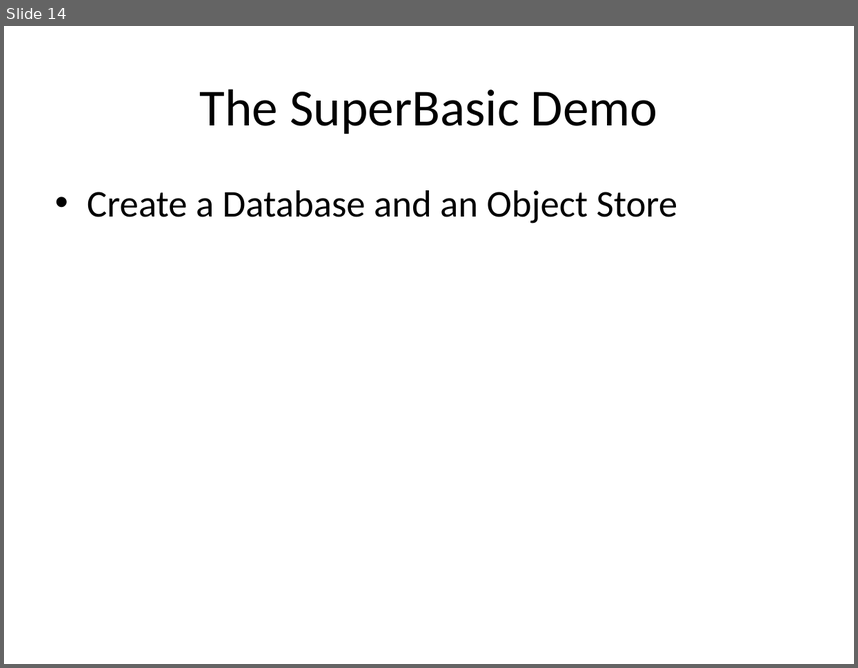
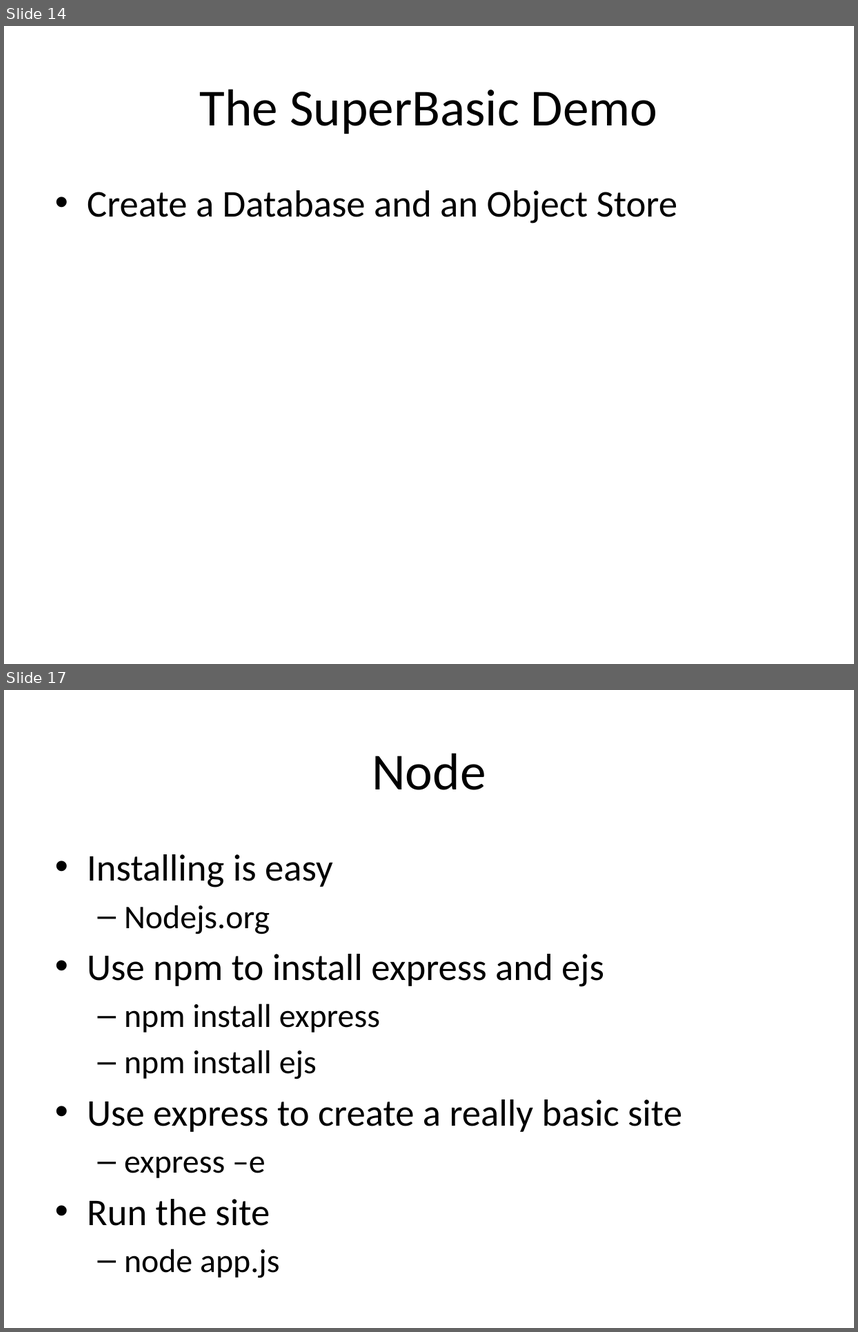
Before and after one commit to chadmichel/IndexedDB_And_Random_Presentation, a slide deck: IndexedDB_And_Random.pptx. Shown one above the other, each under a label of ours: slide 14 before the commit, slides 14 and 17 after it; the slides between them are not shown. The pictures are 858x668 and 858x1332 pixels, drawn with LibreOffice and Linux fonts; fonts in the diff are those of the drawing. Boxes give left, top, right and bottom in pixels: in the first picture for what was removed or moved away, otherwise in the second. Text is boxed around its words. In the diff, an @@ line names an element or a change of style, - is before the commit and + after.

```diff
--- a/IndexedDB_And_Random.pptx
+++ b/IndexedDB_And_Random.pptx
@@ slide 17 added at (4, 690, 854, 1328), background #FFFFFF @@
@@ title added at (372, 753, 486, 790), 44 pt, text #000000 @@
+Node
@@ text added at (87, 854, 682, 1278), 32 pt, text #000000 @@
+• Installing is easy
+  – Nodejs.org
+• Use npm to install express and ejs
+  – npm install express
+  – npm install ejs
+• Use express to create a really basic site
+  – express –e
+• Run the site
+  – node app.js
```
Also in this commit, not shown: 3 other slides added, 18 other files.
